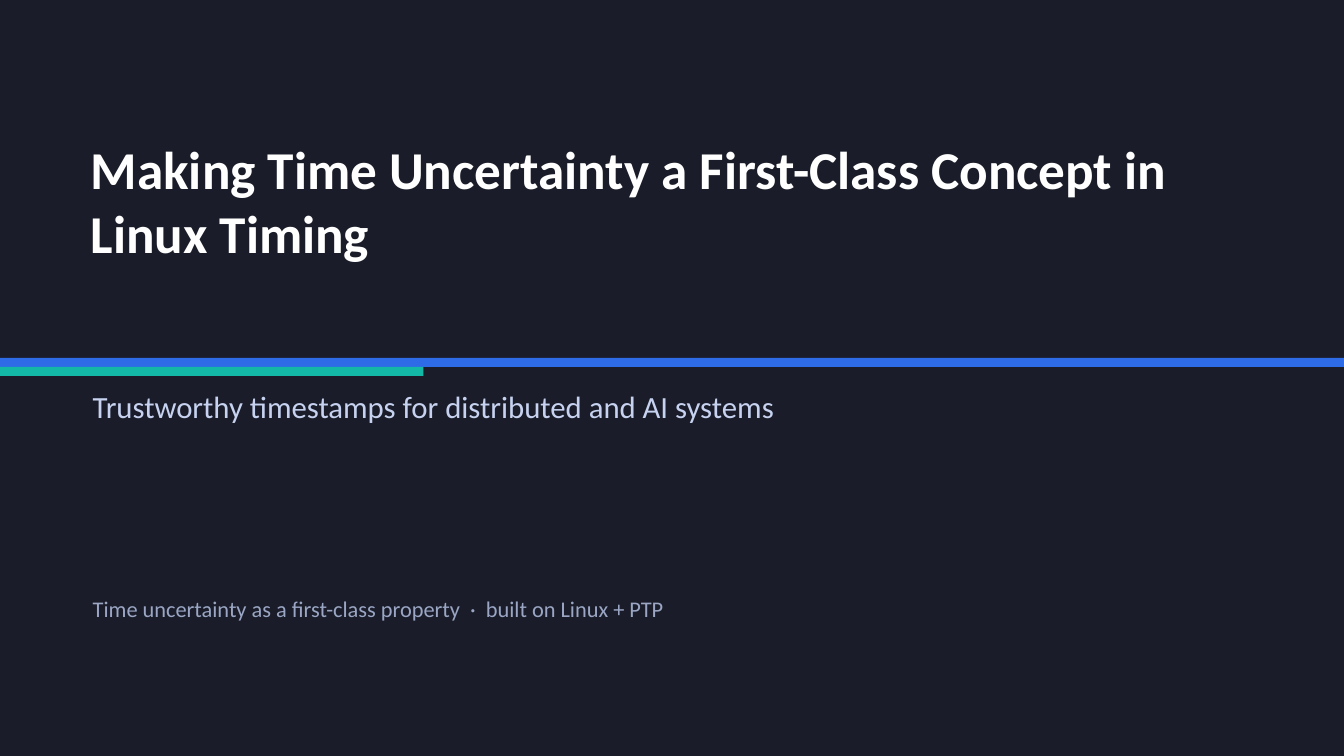
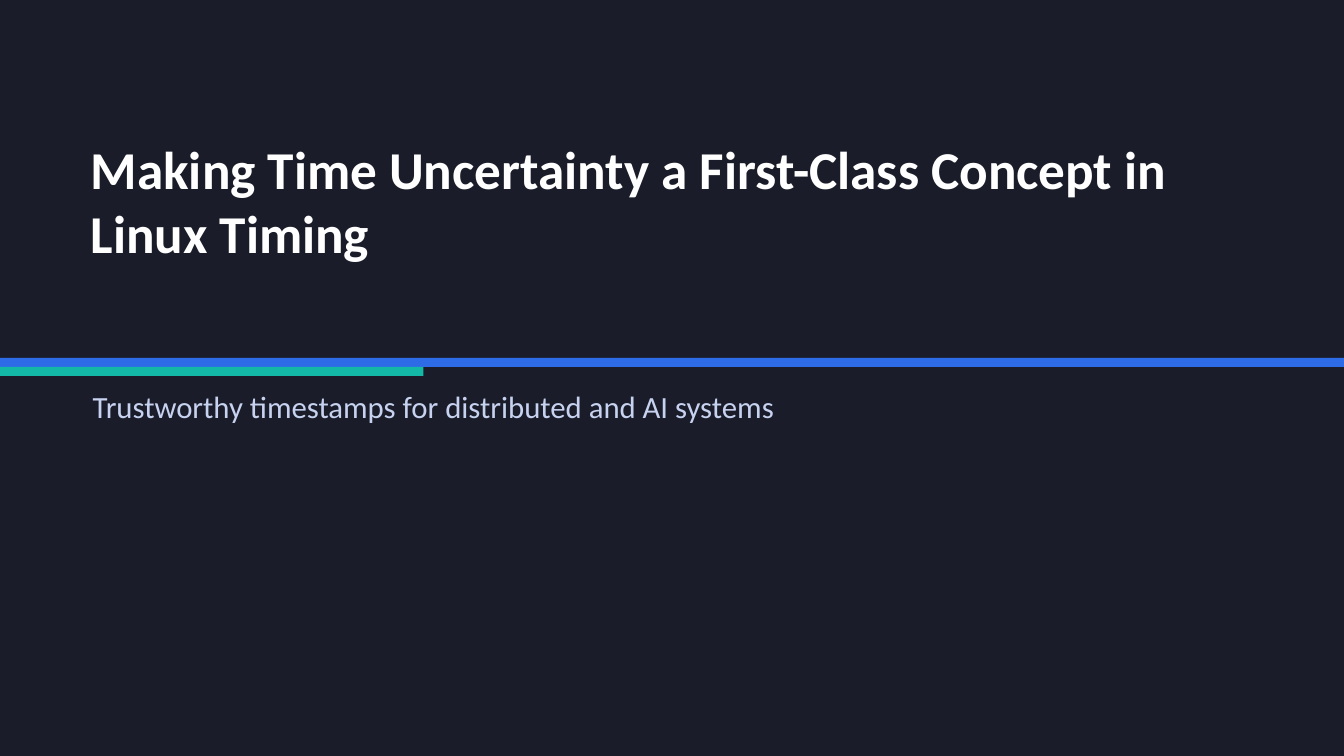
Before and after one commit to MaciekMachni/netdev-0x1a-talk, a slide deck: slide 1 of time-uncertainty-error-bar.pptx. Drawn at 1344x756 pixels with LibreOffice and Linux fonts; fonts in the diff are those of the drawing. Boxes give left, top, right and bottom in pixels: in the first picture for what was removed or moved away, otherwise in the second. Text is boxed around its words. In the diff, an @@ line names an element or a change of style, - is before the commit and + after.

```diff
--- a/time-uncertainty-error-bar.pptx
+++ b/time-uncertainty-error-bar.pptx
@@ text removed at bbox=[93, 601, 663, 621] @@
-Time uncertainty as a first-class property · built on Linux + PTP
```
Also in this commit, not shown: 3 other slides changed, 1 slide added.
